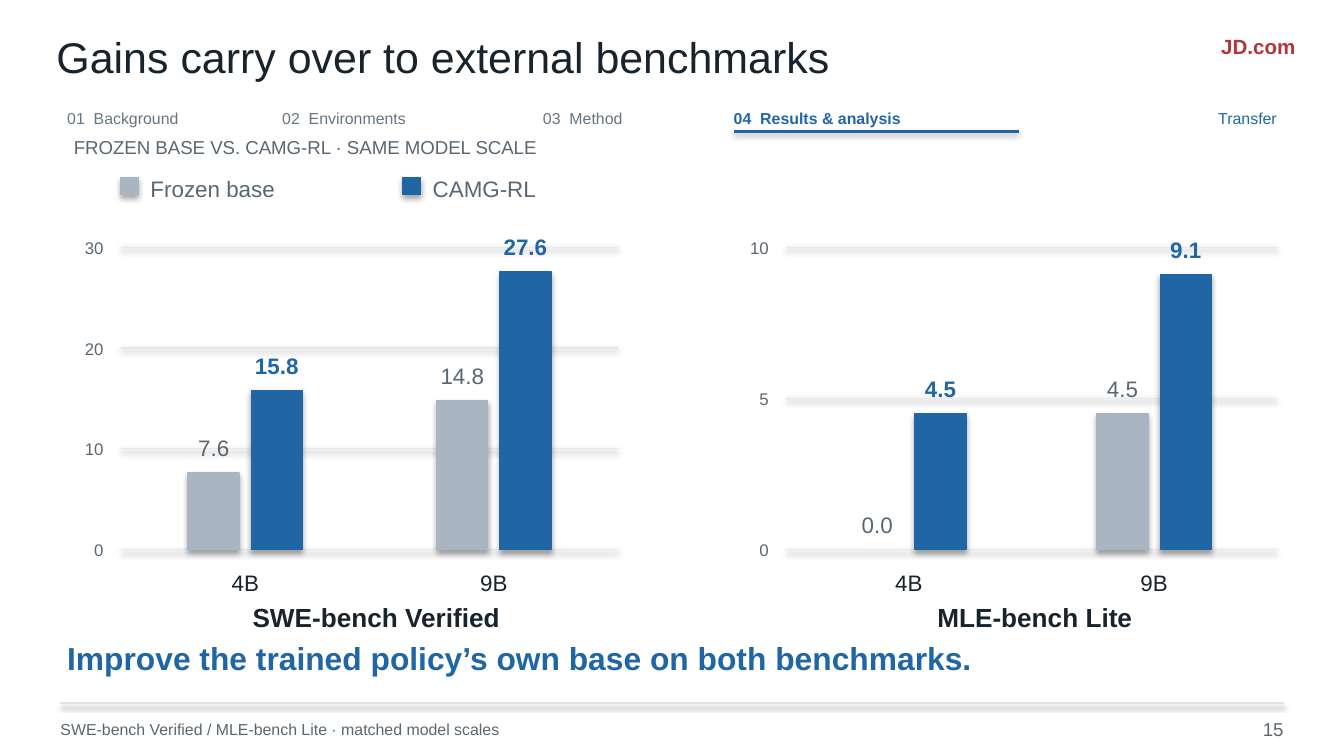
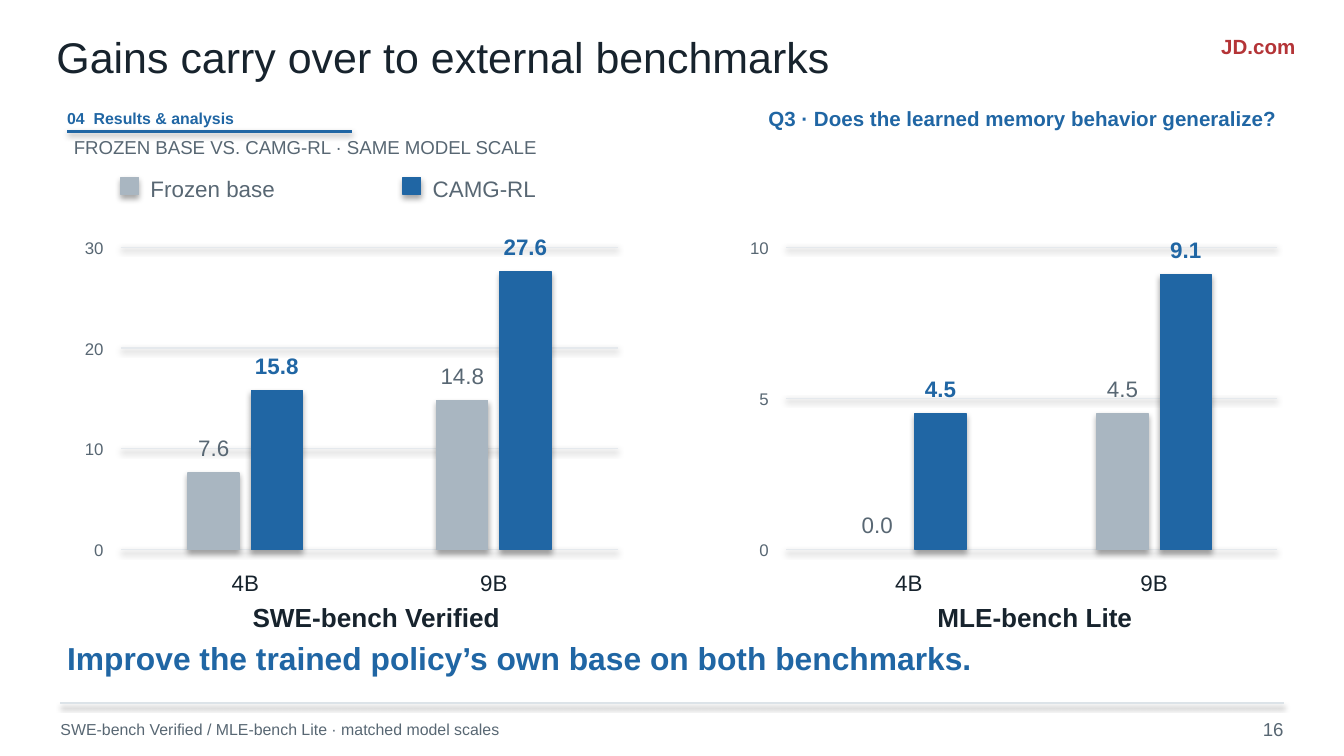
Before and after one commit to liruiluo/agentmemorygym, a slide deck: slide 16 of assets/slides/coding-agent-memory-post-training-slides.pptx (slide 15 before the commit). Drawn at 1344x756 pixels with LibreOffice and Linux fonts; fonts in the diff are those of the drawing. Boxes give left, top, right and bottom in pixels: in the first picture for what was removed or moved away, otherwise in the second. Text is boxed around its words. In the diff, an @@ line names an element or a change of style, - is before the commit and + after.

Commit message:
Organize experimental slides around effectiveness mechanism and transfer questions

```diff
--- a/assets/slides/coding-agent-memory-post-training-slides.pptx
+++ b/assets/slides/coding-agent-memory-post-training-slides.pptx
@@ text "04 Results & analysis": place and size @@
-text "04 Results & analysis" at bbox=[734, 112, 901, 128]
+text "04 Results & analysis" at bbox=[67, 112, 234, 128]
@@ text removed at bbox=[67, 112, 179, 127] @@
-01 Background
@@ text removed at bbox=[282, 112, 406, 124] @@
-02 Environments
@@ text removed at bbox=[543, 112, 622, 124] @@
-03 Method
@@ text added at bbox=[768, 111, 1275, 131], 11 pt, text #2066A4, bold @@
+Q3 · Does the learned memory behavior generalize?
@@ text removed at bbox=[1218, 112, 1277, 124] @@
-Transfer
@@ line moved from (734, 132) - (1019, 132) to (67, 132) - (352, 132) @@
@@ text at bbox=[1263, 723, 1284, 736]: text changed @@
-15
+16
```
Also in this commit, not shown: 8 other slides changed, 10 other files.
